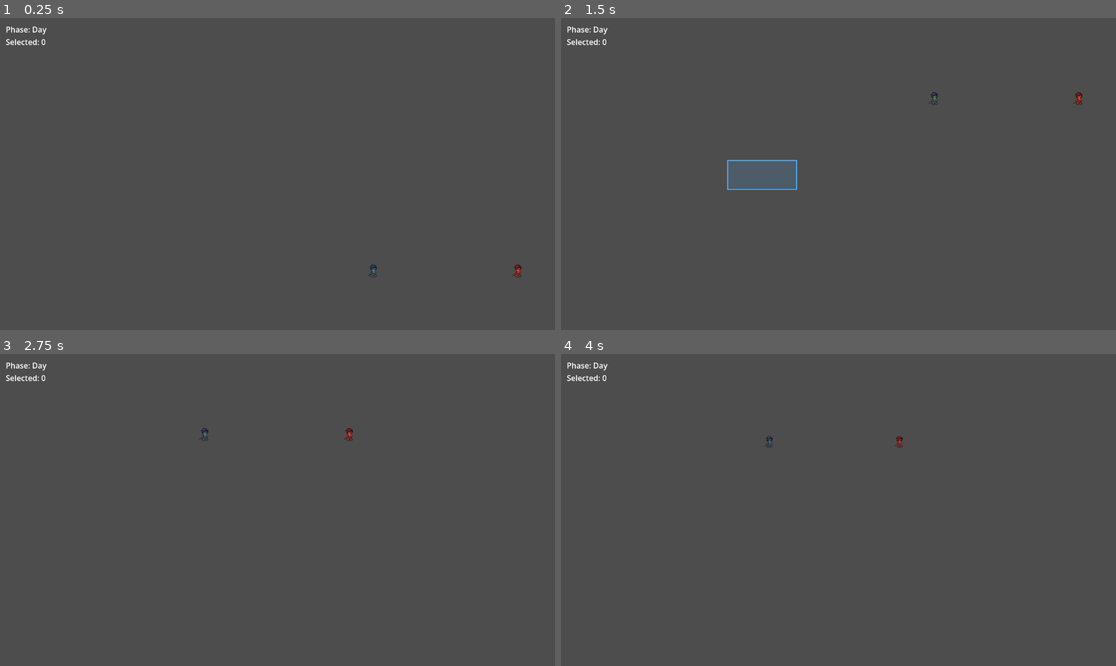
Above: before the commit, frames 1-4 (two rows, left to right).
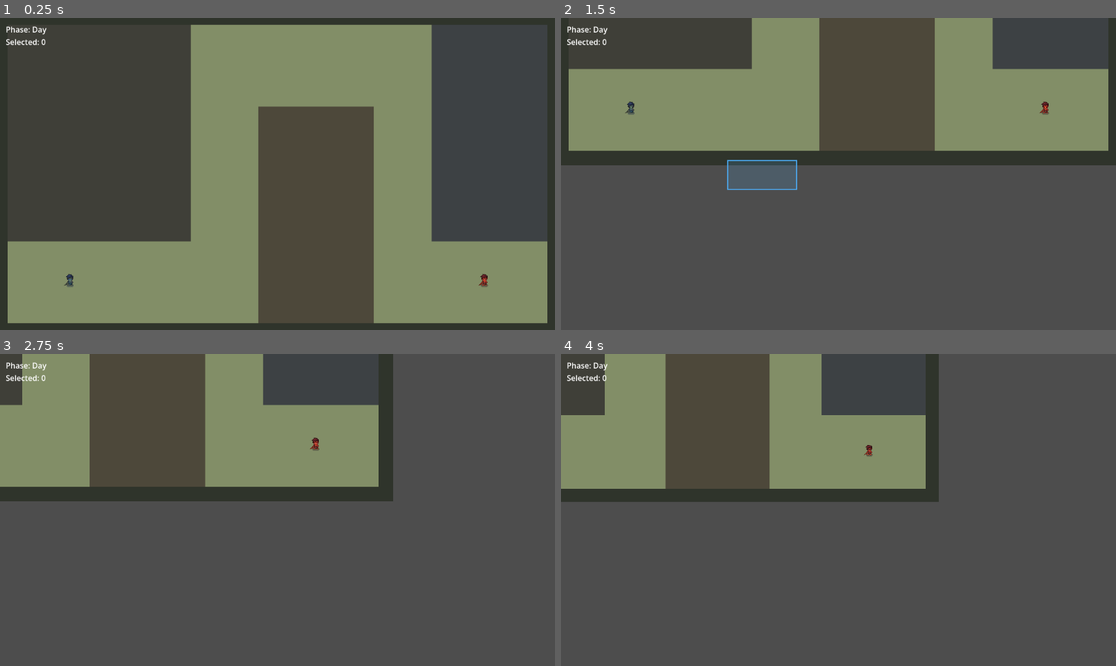
Above: after the commit, the same moments.

Repository: yangmeng6666/FactionalStruggle-
Game: Godot game, scene res://scenes/main.tscn
Same seed, same stepped clock (60 frames per second), same inputs: the game is played once before the commit and once after it.
Inputs (mouse positions are in pixels of both pictures, inside the frame that each line leads up to):
- Up to frame 1 (0.25 s): no input
- Up to frame 2 (1.5 s): tap Enter at 0.5 s; move the mouse to (960, 158) at 0.52 s; hold S (camera_down) 0.53-1.25 s; click (960, 158) at 0.67 s; drag from (727, 189) to (932, 102) at 1.27 s
- Up to frame 3 (2.75 s): move the mouse to (333, 441) at 2.02 s; hold E (camera_right) from 2.03 s (still down); click (333, 441) at 2.17 s
- Up to frame 4 (4 s): release E (camera_right) at 2.75 s; drag from (810, 572) to (766, 435) at 2.77 s; move the mouse to (1005, 556) at 3.52 s; hold Mouse wheel up (camera_zoom_in) from 3.53 s (still down); click (1005, 556) at 3.67 s

The runs differ from the first frame. In frame 1, 48% of the frame differs, in the area x 0-100%, y 0-100%; in frame 2, 30%; in frame 3, 21%; in frame 4, 19%.

Commit message:
feat:T1任务

Diff:
--- a/game/test/scenes/battle_root.tscn
+++ b/game/test/scenes/battle_root.tscn
@@ -4,15 +4,35 @@
 [ext_resource type="Script" path="res://scripts/battle/battle_root.gd" id="2_y0r5b"]
 [ext_resource type="Script" path="res://scripts/battle/camera_controller.gd" id="3_j1n7a"]
 
-[sub_resource type="NavigationPolygon" id="NavigationPolygon_7dm0k"]
-vertices = PackedVector2Array(569.96094, -310, 568.03125, 313, -564.97656, 313, -564.0078, -310.9922)
-polygons = Array[PackedInt32Array]([PackedInt32Array(0, 1, 2, 3)])
-outlines = Array[PackedVector2Array]([PackedVector2Array(-574, -321, -575, 323, 578, 323, 580, -320)])
+[sub_resource type="NavigationPolygon" id="NavigationPolygon_battlefield"]
+vertices = PackedVector2Array(-560, 140, -180, 140, -180, 310, -560, 310, -40, 140, -40, 310, -180, -140, -40, -140, -180, -310, -40, -310, 200, -310, 200, -140, 320, -310, 320, -140, 200, 140, 320, 140, 200, 310, 320, 310, 560, 140, 560, 310)
+polygons = Array[PackedInt32Array]([PackedInt32Array(0, 1, 2, 3), PackedInt32Array(1, 4, 5, 2), PackedInt32Array(6, 7, 4, 1), PackedInt32Array(8, 9, 7, 6), PackedInt32Array(9, 10, 11, 7), PackedInt32Array(10, 12, 13, 11), PackedInt32Array(11, 13, 15, 14), PackedInt32Array(14, 15, 17, 16), PackedInt32Array(15, 18, 19, 17)])
+outlines = Array[PackedVector2Array]([])
 
 [node name="BattleRoot" type="Node2D" unique_id=1107046231]
 script = ExtResource("2_y0r5b")
 
 [node name="MapRoot" type="Node2D" parent="." unique_id=287958443]
+
+[node name="BattlefieldBounds" type="Polygon2D" parent="MapRoot" unique_id=2000000001]
+color = Color(0.188235, 0.207843, 0.172549, 1)
+polygon = PackedVector2Array(-590, -340, 590, -340, 590, 340, -590, 340)
+
+[node name="WalkableGround" type="Polygon2D" parent="MapRoot" unique_id=2000000002]
+color = Color(0.509804, 0.560784, 0.403922, 1)
+polygon = PackedVector2Array(-560, -310, 560, -310, 560, 310, -560, 310)
+
+[node name="WestRidge" type="Polygon2D" parent="MapRoot" unique_id=2000000003]
+color = Color(0.25098, 0.247059, 0.219608, 1)
+polygon = PackedVector2Array(-560, -310, -180, -310, -180, 140, -560, 140)
+
+[node name="CentralBarricade" type="Polygon2D" parent="MapRoot" unique_id=2000000004]
+color = Color(0.301961, 0.282353, 0.227451, 1)
+polygon = PackedVector2Array(-40, -140, 200, -140, 200, 310, -40, 310)
+
+[node name="EastWreck" type="Polygon2D" parent="MapRoot" unique_id=2000000005]
+color = Color(0.243137, 0.254902, 0.266667, 1)
+polygon = PackedVector2Array(320, -310, 560, -310, 560, 140, 320, 140)
 
 [node name="GroundLayer" type="TileMapLayer" parent="MapRoot" unique_id=1127791390]
 
@@ -21,7 +41,7 @@
 [node name="DecoLayer" type="TileMapLayer" parent="MapRoot" unique_id=1942692313]
 
 [node name="Navigation" type="NavigationRegion2D" parent="." unique_id=1233542160]
-navigation_polygon = SubResource("NavigationPolygon_7dm0k")
+navigation_polygon = SubResource("NavigationPolygon_battlefield")
 
 [node name="CapturePoints" type="Node2D" parent="." unique_id=1802534850]
 
@@ -30,12 +50,12 @@
 [node name="PlayerUnits" type="Node2D" parent="Units" unique_id=888775138]
 
 [node name="PlayerSquad01" parent="Units/PlayerUnits" unique_id=1230120265 instance=ExtResource("1_hmxj8")]
-position = Vector2(200, 200)
+position = Vector2(-430, 220)
 
 [node name="EnemyUnits" type="Node2D" parent="Units" unique_id=43536588]
 
 [node name="EnemySquad01" parent="Units/EnemyUnits" unique_id=960286623 instance=ExtResource("1_hmxj8")]
-position = Vector2(500, 200)
+position = Vector2(430, 220)
 
 [node name="Effects" type="Node2D" parent="." unique_id=596962846]
 
Not shown, changed: docs/tasks/status-board.md
